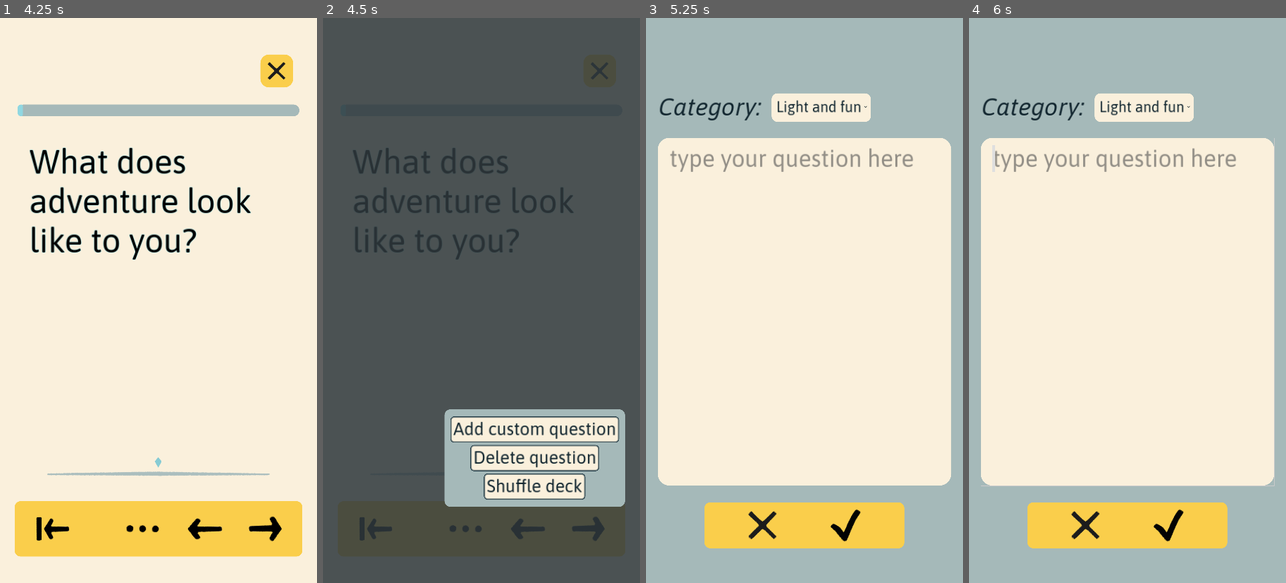
Above: before the commit, frames 1-4 (left to right).
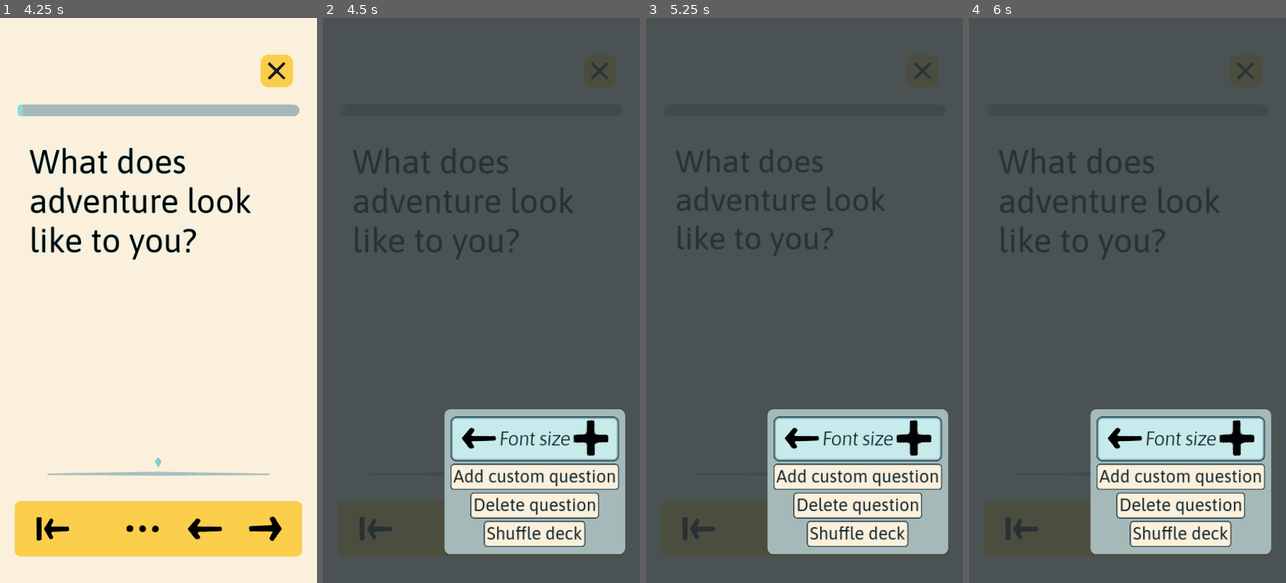
Above: after the commit, the same moments.

Repository: edoartworks/LifeCards
Game: Godot game, scene res://Game/screen_main.tscn
Same seed, same stepped clock (60 frames per second), same inputs: the game is played once before the commit and once after it.
Inputs (mouse positions are in pixels of both pictures, inside the frame that each line leads up to):
- Up to frame 1 (4.25 s): click (253, 520) at 0.5 s; click (253, 520) at 1.25 s; click (190, 520) at 2 s; click (263, 526) at 2.75 s; click (50, 526) at 3.5 s
- Up to frame 2 (4.5 s): click (465, 526) at 4.25 s
- Up to frame 3 (5.25 s): click (801, 436) at 5.02 s
- Up to frame 4 (6 s): click (1235, 436) at 5.77 s

Frame 1 is identical in both runs. In frame 2, 12% of the frame differs, in the area x 38-96%, y 70-95%; in frame 3, 96%; in frame 4, 96%, in the area x 0-100%, y 0-100%.

Commit message:
Added font size buttons to card menu
missing styling

Diff:
--- a/Game/Globals/SignalBus.gd
+++ b/Game/Globals/SignalBus.gd
@@ -53,3 +53,9 @@
 
 @warning_ignore("unused_signal")
 signal reset_deck_default
+
+@warning_ignore("unused_signal")
+signal font_size_less
+
+@warning_ignore("unused_signal")
+signal font_size_more
--- a/Game/card.gd
+++ b/Game/card.gd
@@ -3,6 +3,25 @@
 
 @onready var CARD_TEXT = $cont_text/lbl_card_text
 
+func _ready() -> void:
+	SignalBus.font_size_less.connect(_font_size_less)
+	SignalBus.font_size_more.connect(_font_size_more)
+
+	var font_size_cfg = Global.get_config("settings", "font_size")
+	if font_size_cfg:
+		CARD_TEXT.label_settings.font_size = font_size_cfg
+		Global.debug("Card font updated to match cfg")
+
 
 func set_card_text(text: String) -> void:
 	CARD_TEXT.text = text
+
+
+func _font_size_less():
+	CARD_TEXT.label_settings.font_size -= 6
+	Global.set_config("settings", "font_size", CARD_TEXT.label_settings.font_size)
+
+
+func _font_size_more():
+	CARD_TEXT.label_settings.font_size += 6
+	Global.set_config("settings", "font_size", CARD_TEXT.label_settings.font_size)
--- a/Game/card_menu.gd
+++ b/Game/card_menu.gd
@@ -40,3 +40,11 @@
 
 func _on_btn_shuffle_deck_pressed() -> void:
 	SignalBus.shuffle_deck.emit()
+
+
+func _on_btn_font_less_pressed() -> void:
+	SignalBus.font_size_less.emit()
+
+
+func _on_btn_font_more_pressed() -> void:
+	SignalBus.font_size_more.emit()
--- a/Game/card_menu.tscn
+++ b/Game/card_menu.tscn
@@ -1,6 +1,8 @@
-[gd_scene load_steps=2 format=3 uid="uid://d1f7oecpsrav"]
+[gd_scene load_steps=4 format=3 uid="uid://d1f7oecpsrav"]
 
 [ext_resource type="Script" path="res://Game/card_menu.gd" id="1_6yltm"]
+[ext_resource type="Texture2D" uid="uid://c5yy0o310pypc" path="res://Art/icon_arrow_l.png" id="2_pgwx7"]
+[ext_resource type="Texture2D" uid="uid://dh1x6kd1e0qkn" path="res://Art/icon_plus.png" id="3_44qlh"]
 
 [node name="BG" type="PanelContainer"]
 offset_top = -302.0
@@ -22,6 +24,28 @@
 layout_mode = 2
 theme_override_constants/separation = 8
 
+[node name="PanelContainer" type="PanelContainer" parent="MarginContainer/cont_menu"]
+layout_mode = 2
+size_flags_horizontal = 3
+theme_type_variation = &"PanelContainer_Toggle"
+
+[node name="HBoxContainer" type="HBoxContainer" parent="MarginContainer/cont_menu/PanelContainer"]
+layout_mode = 2
+alignment = 1
+
+[node name="btn_font_less" type="Button" parent="MarginContainer/cont_menu/PanelContainer/HBoxContainer"]
+layout_mode = 2
+icon = ExtResource("2_pgwx7")
+
+[node name="Label" type="Label" parent="MarginContainer/cont_menu/PanelContainer/HBoxContainer"]
+layout_mode = 2
+theme_type_variation = &"Label_Body"
+text = "Font size"
+
+[node name="btn_font_more" type="Button" parent="MarginContainer/cont_menu/PanelContainer/HBoxContainer"]
+layout_mode = 2
+icon = ExtResource("3_44qlh")
+
 [node name="btn_add_q" type="Button" parent="MarginContainer/cont_menu"]
 layout_mode = 2
 size_flags_horizontal = 4
@@ -41,6 +65,8 @@
 button_mask = 5
 text = "Shuffle deck"
 
+[connection signal="pressed" from="MarginContainer/cont_menu/PanelContainer/HBoxContainer/btn_font_less" to="." method="_on_btn_font_less_pressed"]
+[connection signal="pressed" from="MarginContainer/cont_menu/PanelContainer/HBoxContainer/btn_font_more" to="." method="_on_btn_font_more_pressed"]
 [connection signal="pressed" from="MarginContainer/cont_menu/btn_add_q" to="." method="_on_btn_add_q_pressed"]
 [connection signal="pressed" from="MarginContainer/cont_menu/btn_delete_q" to="." method="_on_btn_delete_q_pressed"]
 [connection signal="pressed" from="MarginContainer/cont_menu/btn_shuffle deck" to="." method="_on_btn_shuffle_deck_pressed"]
